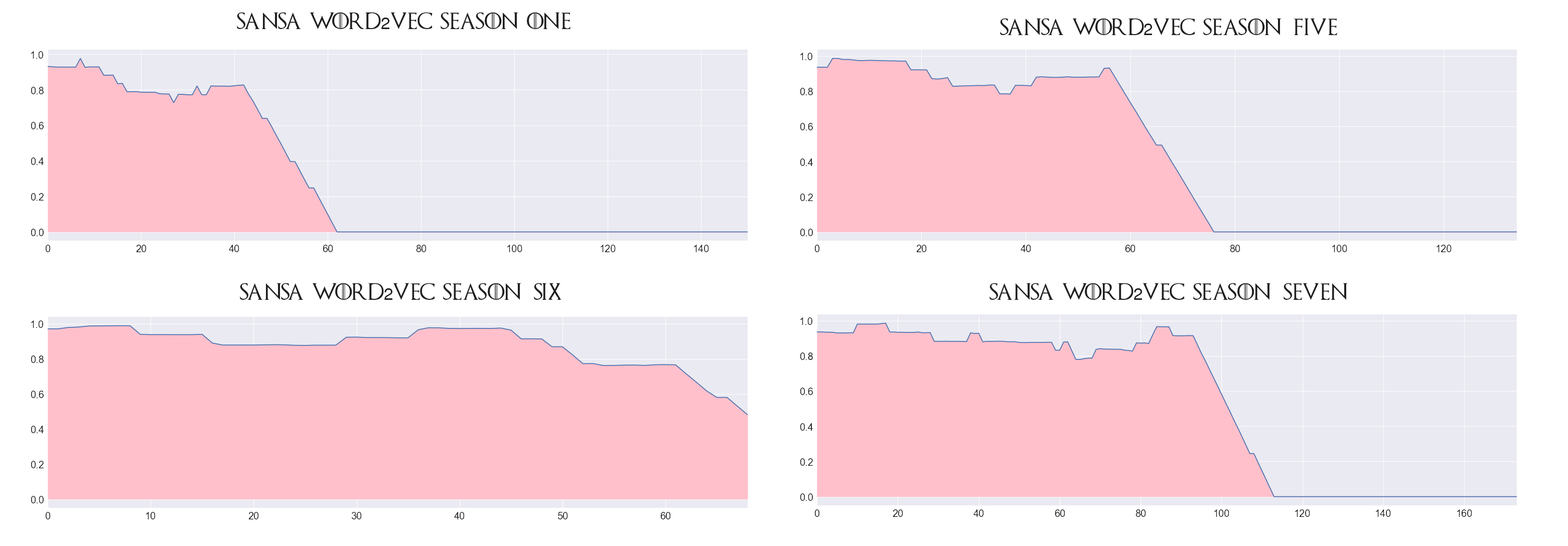
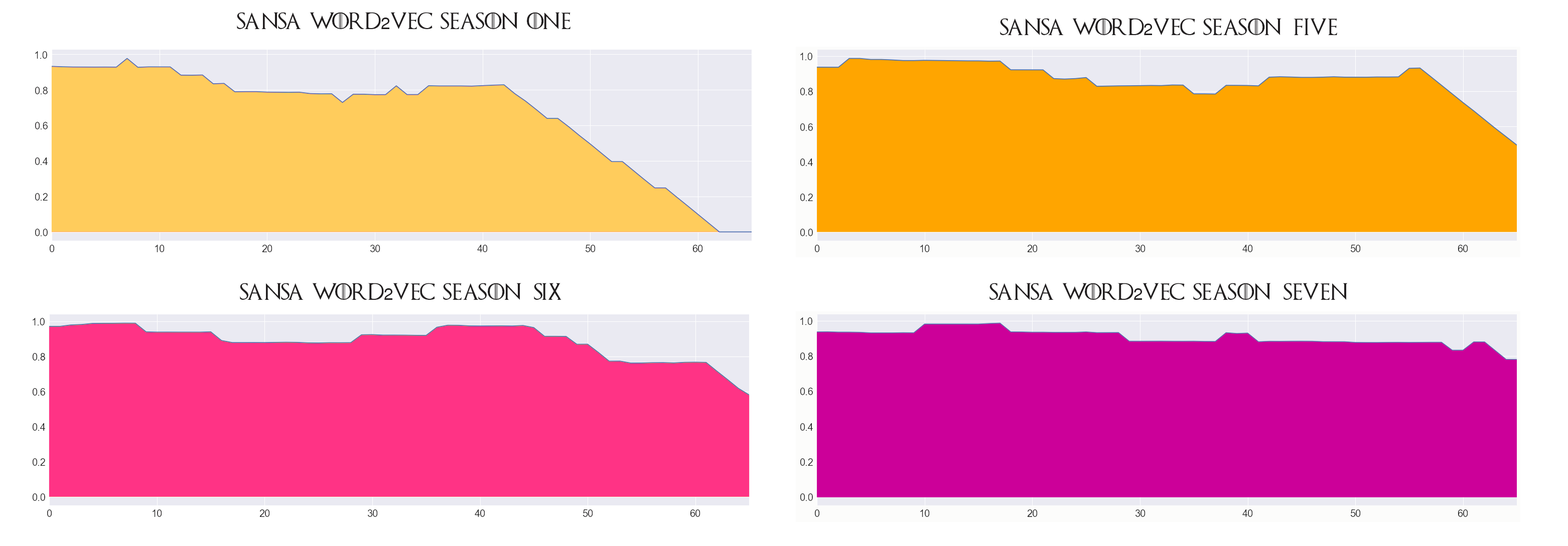
The second 1568×546 image is a revision of the first. Changes to its layers:
renamed "Layer 6" to "Layer 9", painted on it over [30, 314, 750, 520]
painted on "Layer 8" over [795, 311, 1521, 523]
renamed "Layer 7" to "Layer 10", painted on it over [795, 46, 1521, 258]
renamed "Layer 5" to "Layer 11", painted on it over [30, 49, 752, 253]
